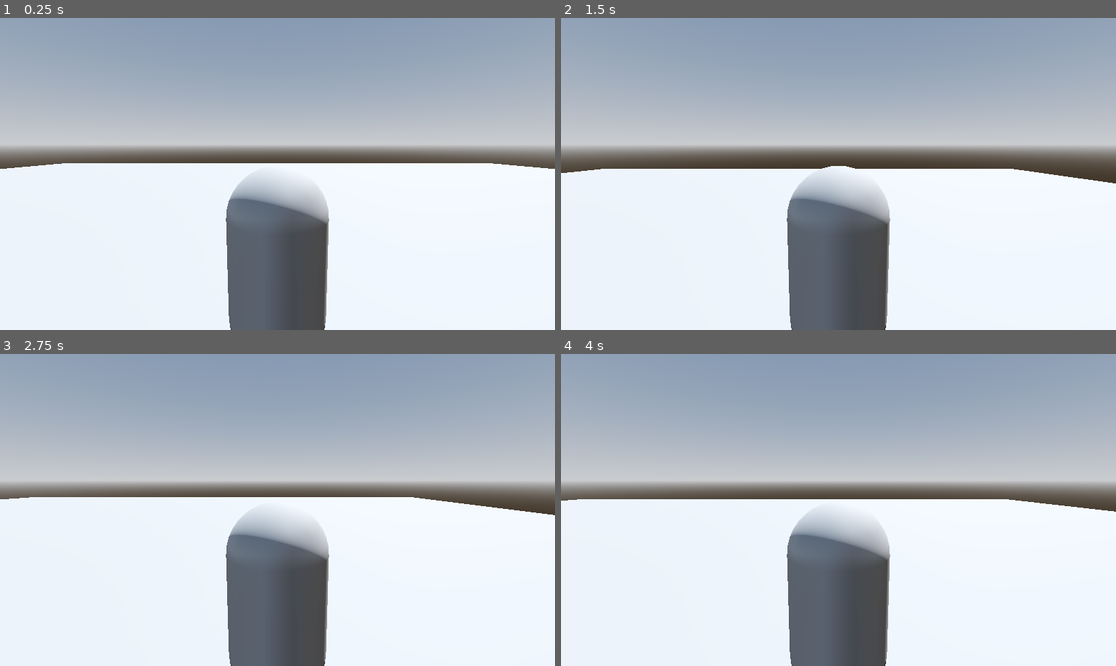
Above: before the commit, frames 1-4 (two rows, left to right).
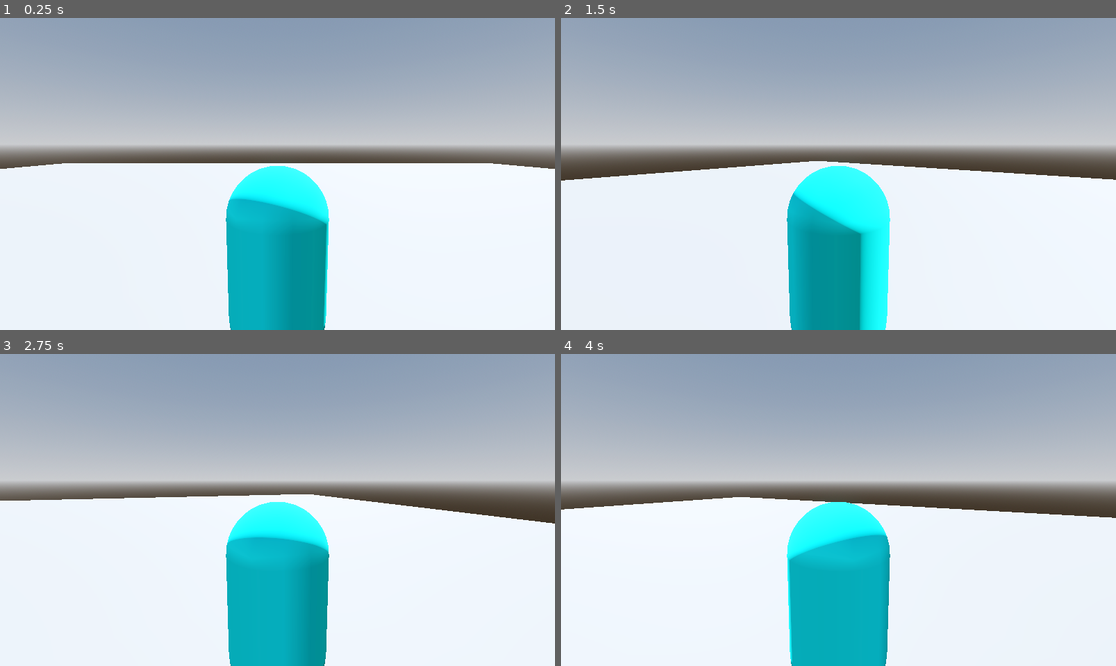
Above: after the commit, the same moments.

Repository: jpvds1/DDJD
Game: Godot game, scene res://scenes/levels/empty_level.tscn
Two runs of this game, one before a commit and one after it. Both use one fixed random seed, a clock stepped at 60 frames per second and the inputs below.
Inputs (mouse positions are in pixels of both pictures, inside the frame that each line leads up to):
- Up to frame 1 (0.25 s): no input
- Up to frame 2 (1.5 s): tap Enter at 0.5 s; move the mouse to (960, 158) at 0.52 s; hold D (move_right) 0.53-1.28 s; tap Space (jump) at 0.77 s; move the mouse to (727, 189) at 1.27 s; hold S (move_backwards) from 1.28 s (still down)
- Up to frame 3 (2.75 s): tap Space (jump) at 1.52 s; move the mouse to (333, 441) at 2.02 s; release S (move_backwards) at 2.03 s; hold D (move_right) from 2.03 s (still down)
- Up to frame 4 (4 s): move the mouse to (810, 572) at 2.77 s; release D (move_right) at 2.78 s; hold W (move_forwards) 2.78-3.53 s; tap Space (jump) at 3.02, 3.77 s; move the mouse to (1005, 556) at 3.52 s; hold A (move_left) from 3.53 s (still down)

The runs differ from the first frame. In frame 1, 8.9% of the frame differs, in the area x 40-60%, y 47-100%; in frame 2, 10%; in frame 3, 10%; in frame 4, 11%, in the area x 0-100%, y 45-100%.

Commit message:
feat: turn with mouse

Diff:
--- a/platformer-game/scenes/player/capsule_character.tscn
+++ b/platformer-game/scenes/player/capsule_character.tscn
@@ -6,15 +6,21 @@
 
 [sub_resource type="CapsuleMesh" id="CapsuleMesh_5ji0x"]
 
+[sub_resource type="StandardMaterial3D" id="StandardMaterial3D_5ji0x"]
+albedo_color = Color(0, 1, 1, 1)
+
 [node name="CharacterBody3D" type="CharacterBody3D" unique_id=1782536310]
 script = ExtResource("1_5ji0x")
 
 [node name="CollisionShape3D" type="CollisionShape3D" parent="." unique_id=2060846547]
 shape = SubResource("CapsuleShape3D_de3it")
 
-[node name="Camera3D" type="Camera3D" parent="." unique_id=563554905]
+[node name="MeshInstance3D" type="MeshInstance3D" parent="." unique_id=1717389673]
+mesh = SubResource("CapsuleMesh_5ji0x")
+surface_material_override/0 = SubResource("StandardMaterial3D_5ji0x")
+
+[node name="Node3D" type="Node3D" parent="." unique_id=447801321]
+
+[node name="Camera3D" type="Camera3D" parent="Node3D" unique_id=563554905]
 transform = Transform3D(1, 0, 0, 0, 0.99193436, 0.126753, 0, -0.126753, 0.99193436, 0, 1.2063588, 2.2349353)
 fov = 67.82854
-
-[node name="MeshInstance3D" type="MeshInstance3D" parent="." unique_id=1717389673]
-mesh = SubResource("CapsuleMesh_5ji0x")
--- a/platformer-game/scripts/player/capsule_character.gd
+++ b/platformer-game/scripts/player/capsule_character.gd
@@ -4,6 +4,15 @@
 const SPEED = 5.0
 const JUMP_VELOCITY = 4.5
 
+# Mouse movement
+const mouse_sensitivity = 0.003
+
+func _ready():
+	Input.set_mouse_mode(Input.MOUSE_MODE_CAPTURED)
+
+func _unhandled_input(event):
+	if event is InputEventMouseMotion:
+		rotate_y(-event.relative.x * mouse_sensitivity)
 
 func _physics_process(delta: float) -> void:
 	# Add the gravity.
